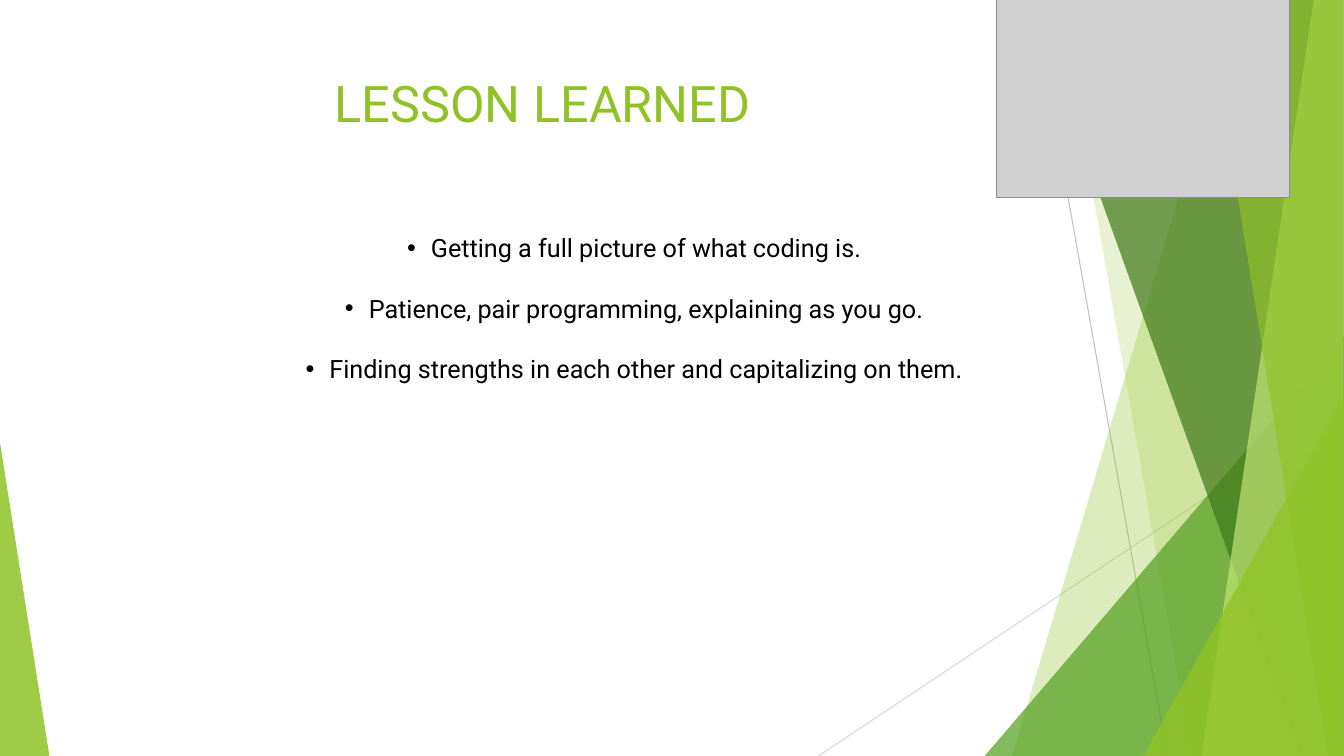
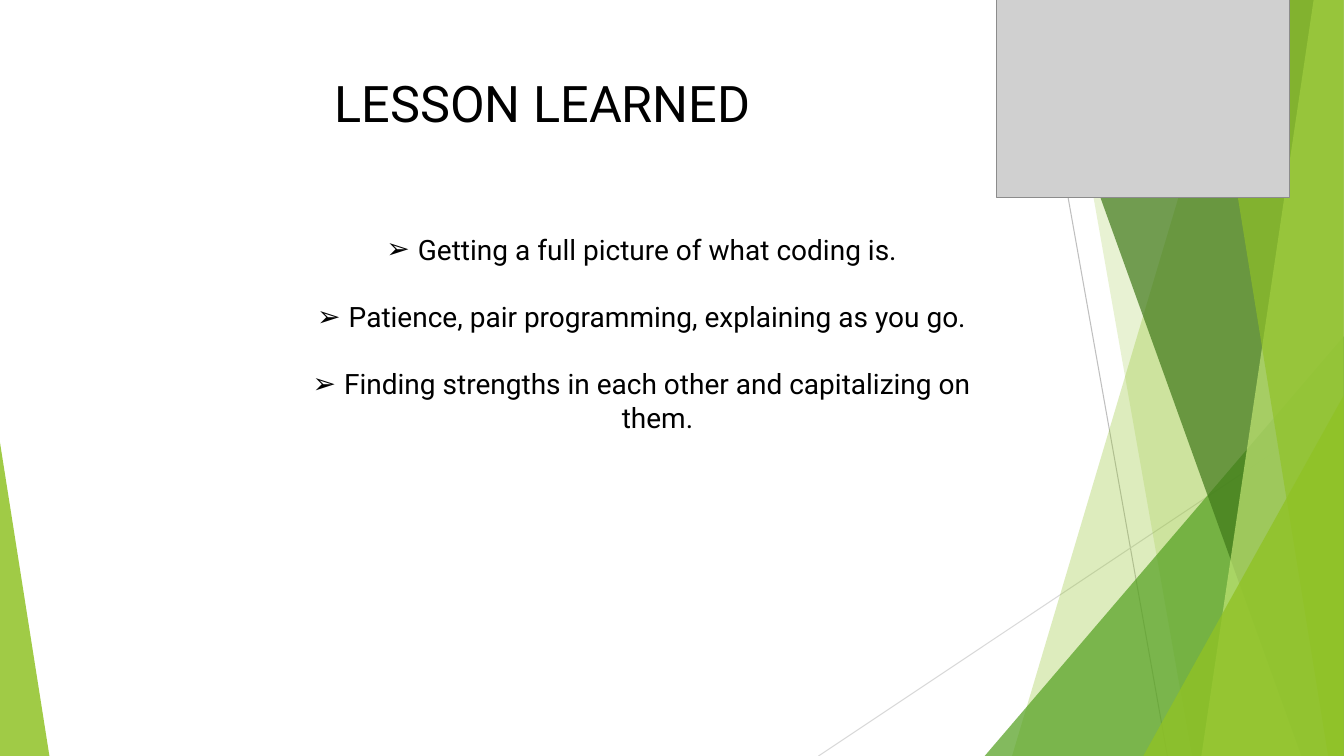
Before and after one commit to Gany-Mede/muna-investments, a slide deck: slide 6 of MUNA INVESTMENT GROUP.pptx. Drawn at 1344x756 pixels with LibreOffice and Linux fonts; fonts in the diff are those of the drawing; grey boxes stand for pictures; background and template pictures are left out. Boxes give left, top, right and bottom in pixels: in the first picture for what was removed or moved away, otherwise in the second. Text is boxed around its words. In the diff, an @@ line names an element or a change of style, - is before the commit and + after.

Commit message:
updated presentation

```diff
--- a/MUNA INVESTMENT GROUP.pptx
+++ b/MUNA INVESTMENT GROUP.pptx
@@ title "LESSON LEARNED" at (x1=335, y1=85, x2=750, y2=123): text colour #90C226 to #000000 @@
@@ text "Getting a full picture of ..." at (x1=344, y1=238, x2=970, y2=429): size 18 to 20 pt; bullet • to ➢ @@
```
Also in this commit, not shown: 2 slides added, 2 slides removed.
